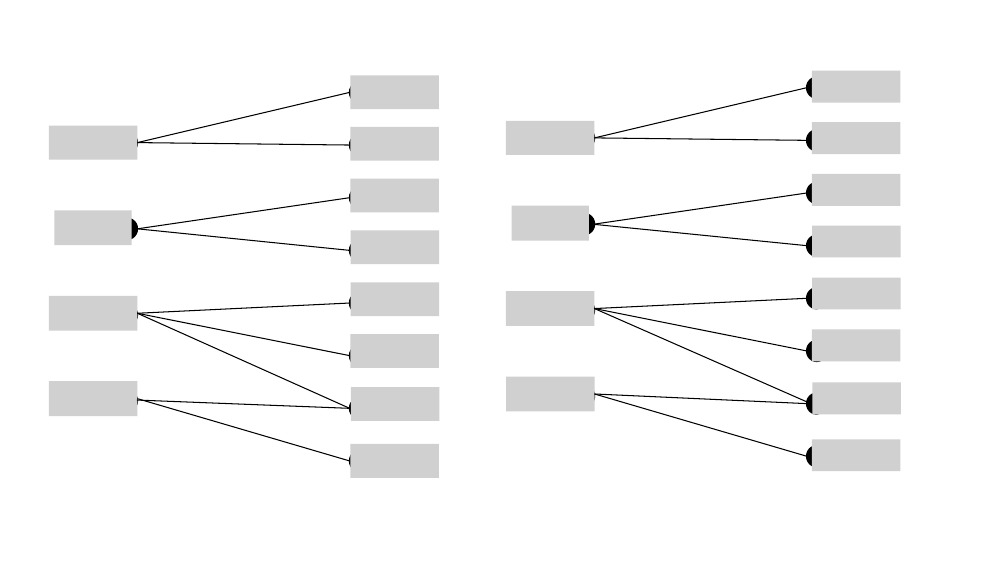
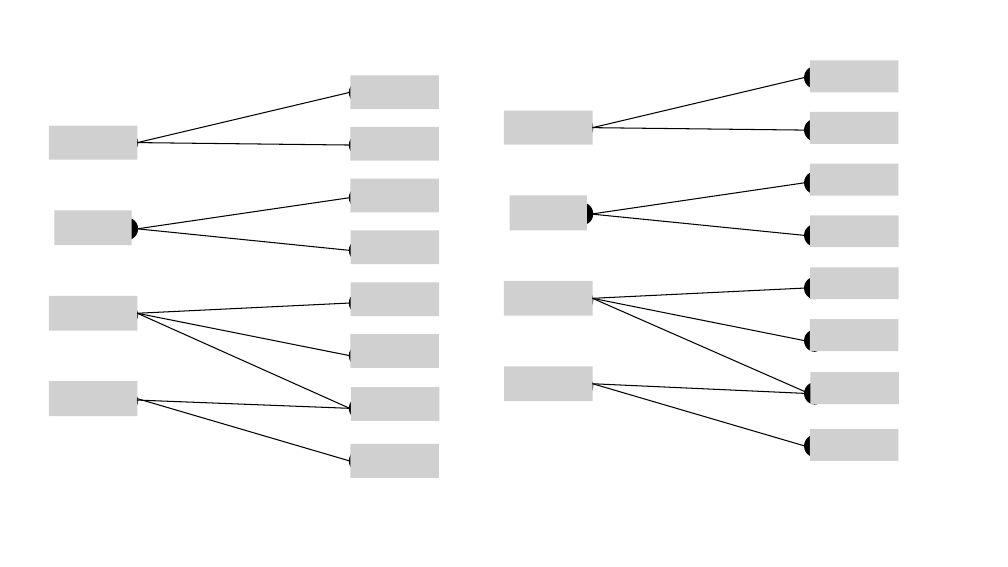
Before and after one commit to jacky9111/jacky_code, a slide deck: slide 194 of jacky_code/論文/進度報告.pptx. Drawn at 1008x567 pixels with LibreOffice and Linux fonts; fonts in the diff are those of the drawing; grey boxes stand for pictures. Boxes give left, top, right and bottom in pixels: in the first picture for what was removed or moved away, otherwise in the second. Text is boxed around its words. In the diff, an @@ line names an element or a change of style, - is before the commit and + after.

```diff
--- a/jacky_code/論文/進度報告.pptx
+++ b/jacky_code/論文/進度報告.pptx
@@ 4 ellipses: place and size @@
-4 ellipses at (575,128,594,406)
+4 ellipses at (572,117,592,396)
@@ 12 pictures, 9 lines, 8 ellipses: place and size @@
-12 pictures, 9 lines, 8 ellipses at (506,71,901,471)
+12 pictures, 9 lines, 8 ellipses at (504,60,899,461)
```
Also in this commit, not shown: 2 other slides changed, 8 slides added, 48 other files.
